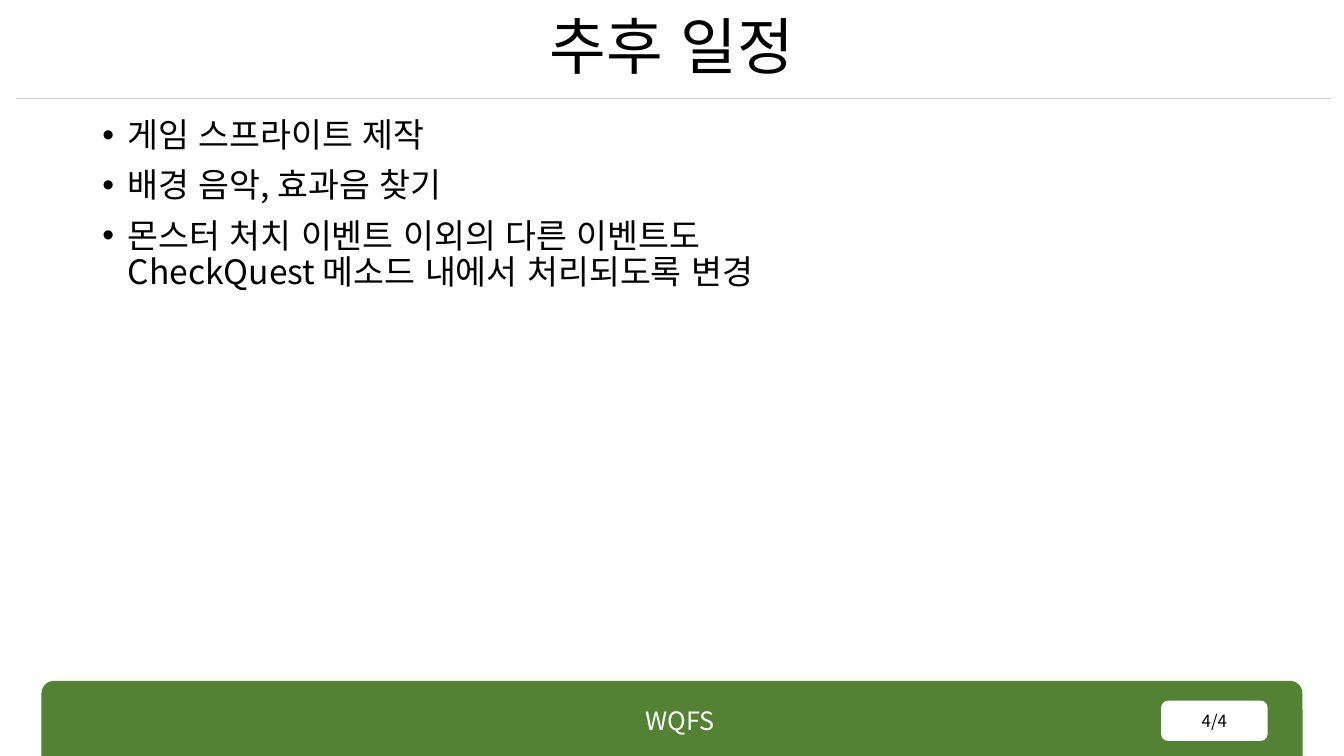
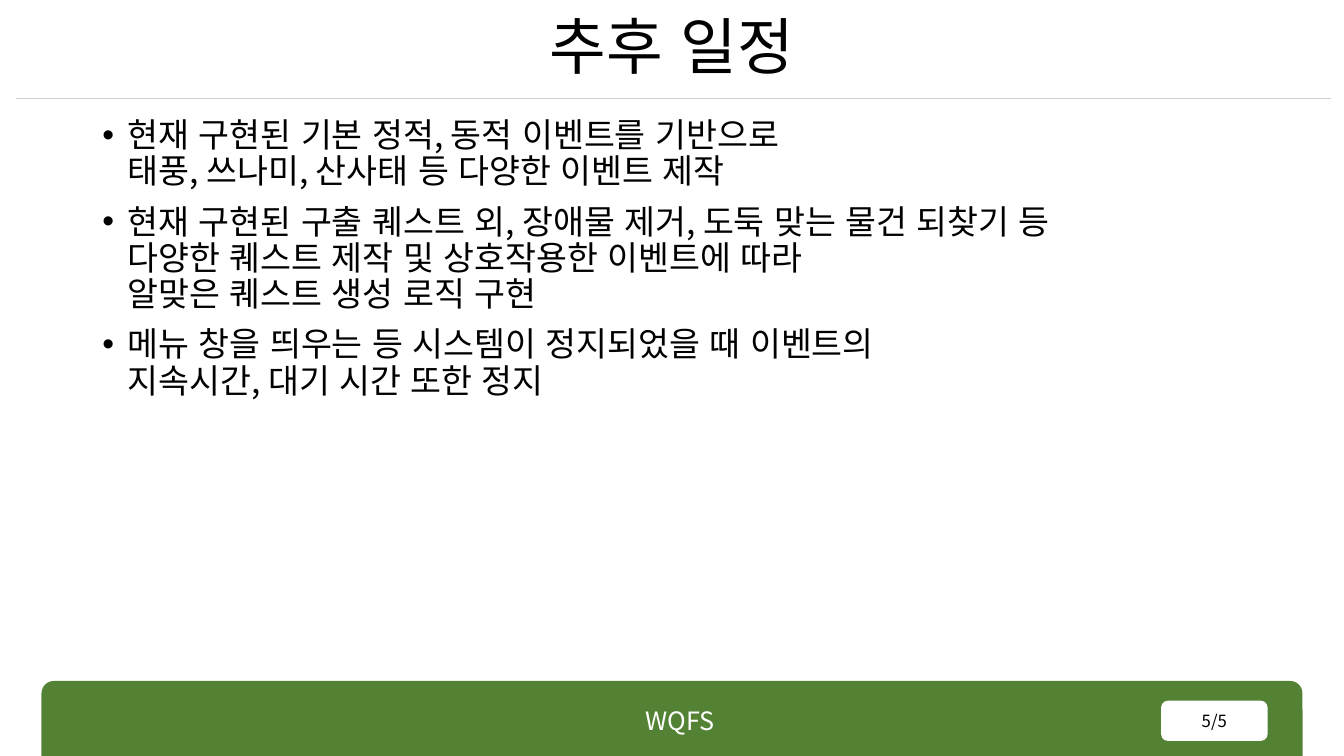
Before and after one commit to rennOobayashi/WQFS, a slide deck: slide 5 of WQFS.pptx (slide 4 before the commit). Drawn at 1344x756 pixels with LibreOffice and Linux fonts; fonts in the diff are those of the drawing. Boxes give left, top, right and bottom in pixels: in the first picture for what was removed or moved away, otherwise in the second. Text is boxed around its words. In the diff, an @@ line names an element or a change of style, - is before the commit and + after.

```diff
--- a/WQFS.pptx
+++ b/WQFS.pptx
@@ text at (128, 119, 1050, 399): text changed @@
-• 게임 스프라이트 제작
-• 배경 음악, 효과음 찾기
-• 몬스터 처치 이벤트 이외의 다른 이벤트도
-  CheckQuest 메소드 내에서 처리되도록 변경
+• 현재 구현된 기본 정적, 동적 이벤트를 기반으로
+  태풍, 쓰나미, 산사태 등 다양한 이벤트 제작
+• 현재 구현된 구출 퀘스트 외, 장애물 제거, 도둑 맞는 물건 되찾기 등
+  다양한 퀘스트 제작 및 상호작용한 이벤트에 따라
+  알맞은 퀘스트 생성 로직 구현
+• 메뉴 창을 띄우는 등 시스템이 정지되었을 때 이벤트의
+  지속시간, 대기 시간 또한 정지
@@ page number at (1202, 713, 1227, 730): text changed @@
-4/4
+5/5
```
Also in this commit, not shown: 2 other slides changed, 2 slides added, 1 slide removed, 13 other files.
